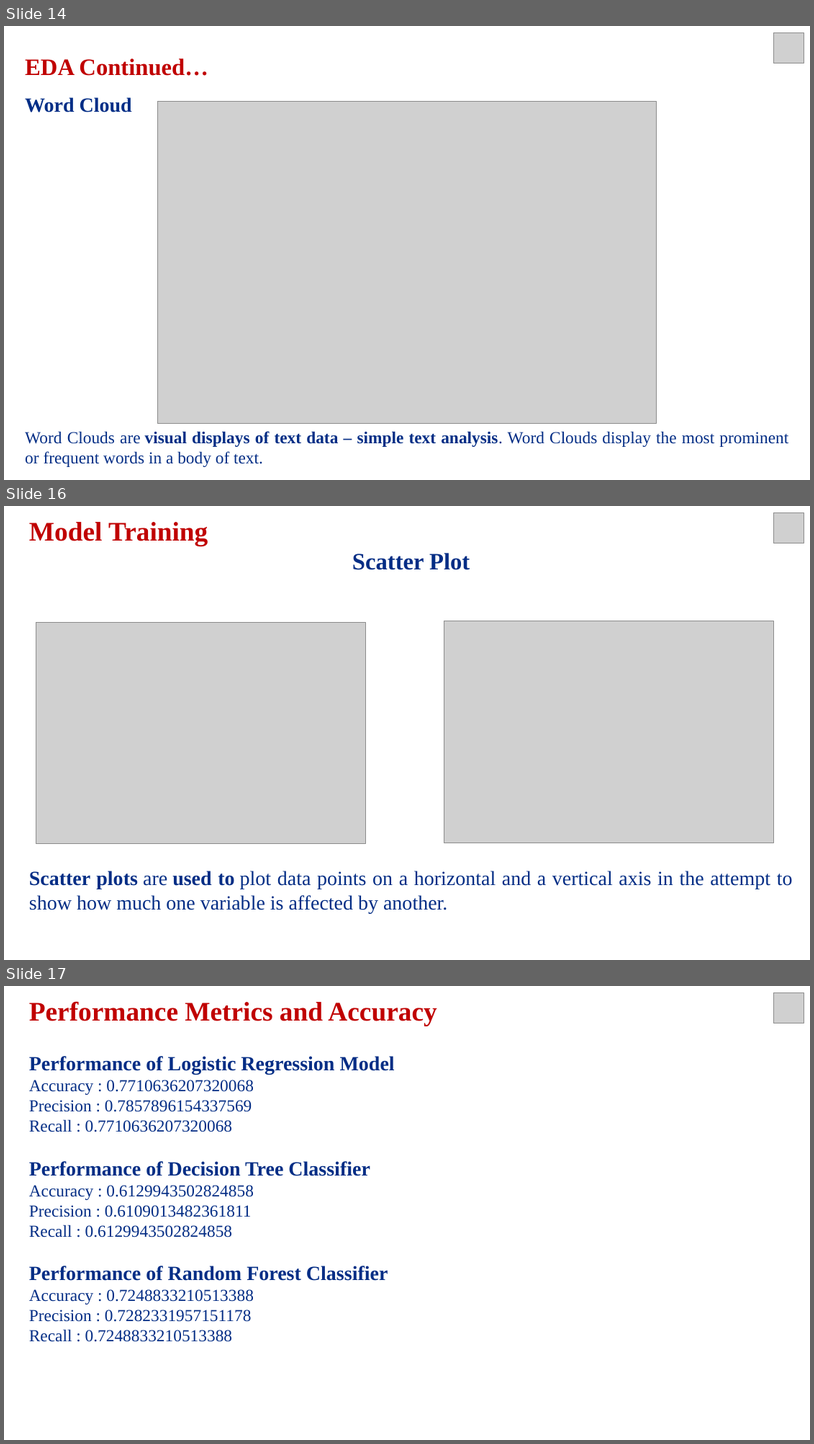
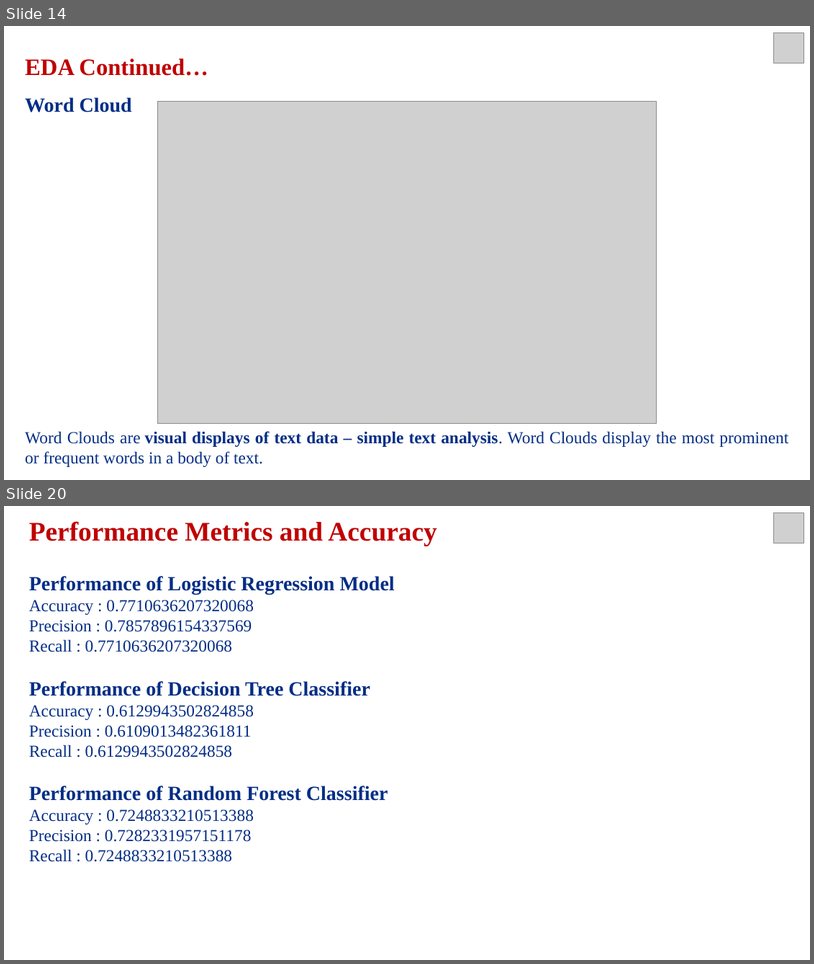
Before and after one commit to varsha-rani-15/Coronavirus-Tweet-Sentiment-Analysis, a slide deck: ML Classification_Presentation.pptx. Shown one above the other, each under a label of ours: slides 14, 16 and 17 before the commit, slides 14 and 20 after it; the slides between them are not shown. The pictures are 814x1444 and 814x964 pixels, drawn with LibreOffice and Linux fonts; fonts in the diff are those of the drawing; grey boxes stand for pictures. Boxes give left, top, right and bottom in pixels: in the first picture for what was removed or moved away, otherwise in the second. Text is boxed around its words. In the diff, an @@ line names an element or a change of style, - is before the commit and + after.

```diff
--- a/ML Classification_Presentation.pptx
+++ b/ML Classification_Presentation.pptx
@@ slide 16 removed at [4, 506, 810, 960], background #FFFFFF @@
@@ text removed at [29, 522, 793, 913] @@
-Model Training
-Scatter Plot
-Scatter plots are used to plot data points on a horizontal and a vertical axis in the attempt to show how much one variable is affected by another.
@@ picture removed at [774, 512, 805, 543] @@
@@ picture removed at [36, 623, 365, 844] @@
@@ picture removed at [445, 621, 774, 842] @@
@@ what was slide 17 is now slide 20 @@
```
Also in this commit, not shown: 5 slides changed, 7 slides added, 2 other slides removed.
